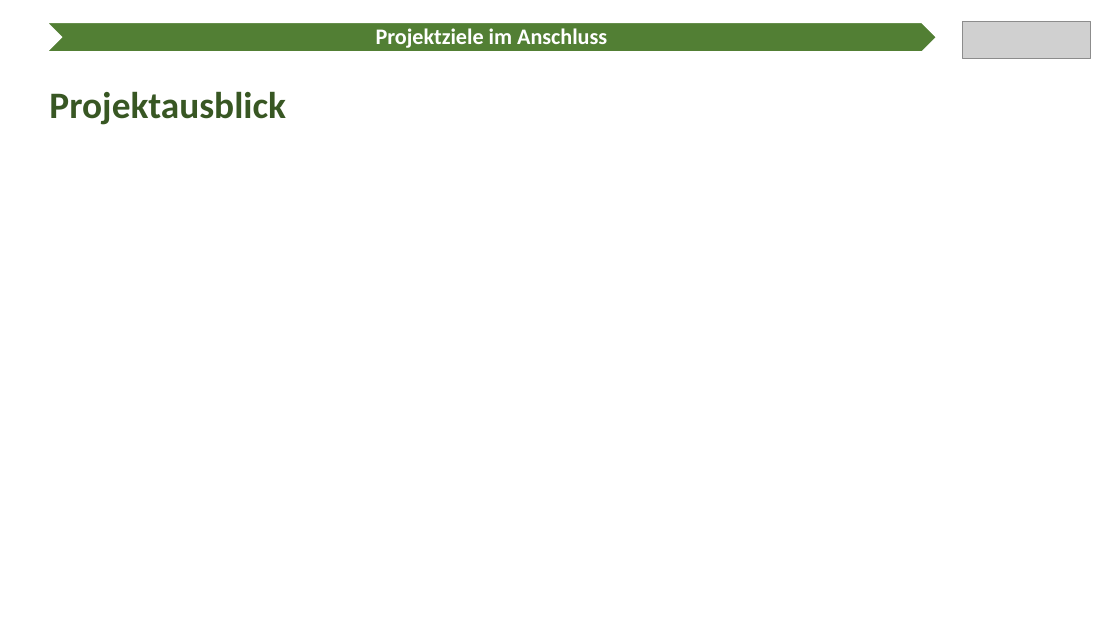
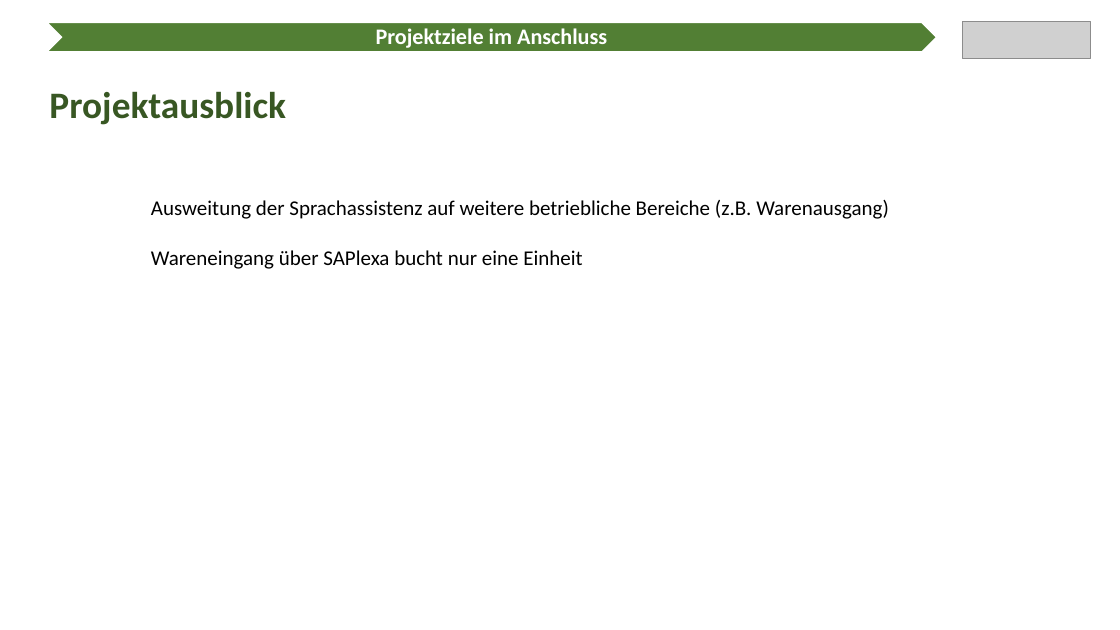
Before and after one commit to Ratoh/SAPLEXA, a slide deck: slide 16 of CavallaroAngelo/Präsentation Wahlmodulvorstellung/SAPlexa Präsentation.pptx (slide 15 before the commit). Drawn at 1120x630 pixels with LibreOffice and Linux fonts; fonts in the diff are those of the drawing; grey boxes stand for pictures. Boxes give left, top, right and bottom in pixels: in the first picture for what was removed or moved away, otherwise in the second. Text is boxed around its words. In the diff, an @@ line names an element or a change of style, - is before the commit and + after.

```diff
--- a/CavallaroAngelo/Präsentation Wahlmodulvorstellung/SAPlexa Präsentation.pptx
+++ b/CavallaroAngelo/Präsentation Wahlmodulvorstellung/SAPlexa Präsentation.pptx
@@ text added at <box>151,200,889,269</box>, 18 pt, text #000000 @@
+Ausweitung der Sprachassistenz auf weitere betriebliche Bereiche (z.B. Warenausgang)
+Wareneingang über SAPlexa bucht nur eine Einheit
```
Also in this commit, not shown: 7 other slides changed, 2 slides added, 2 slides removed.
